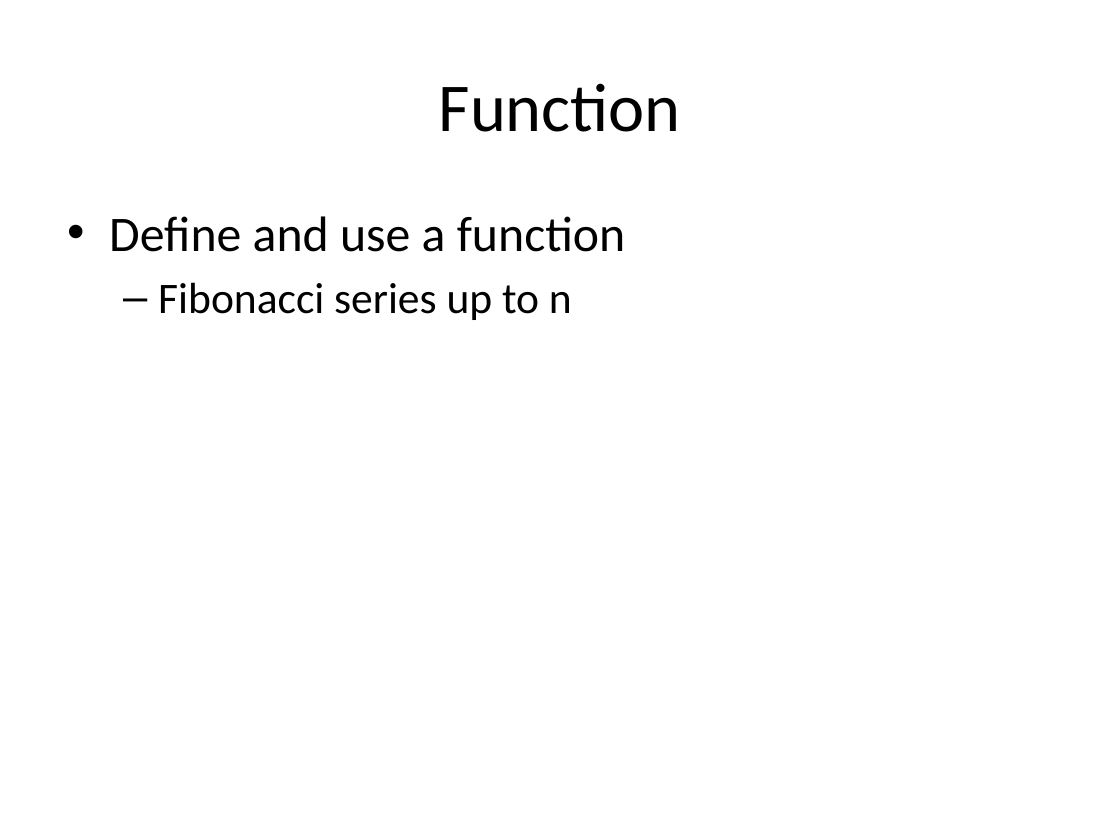
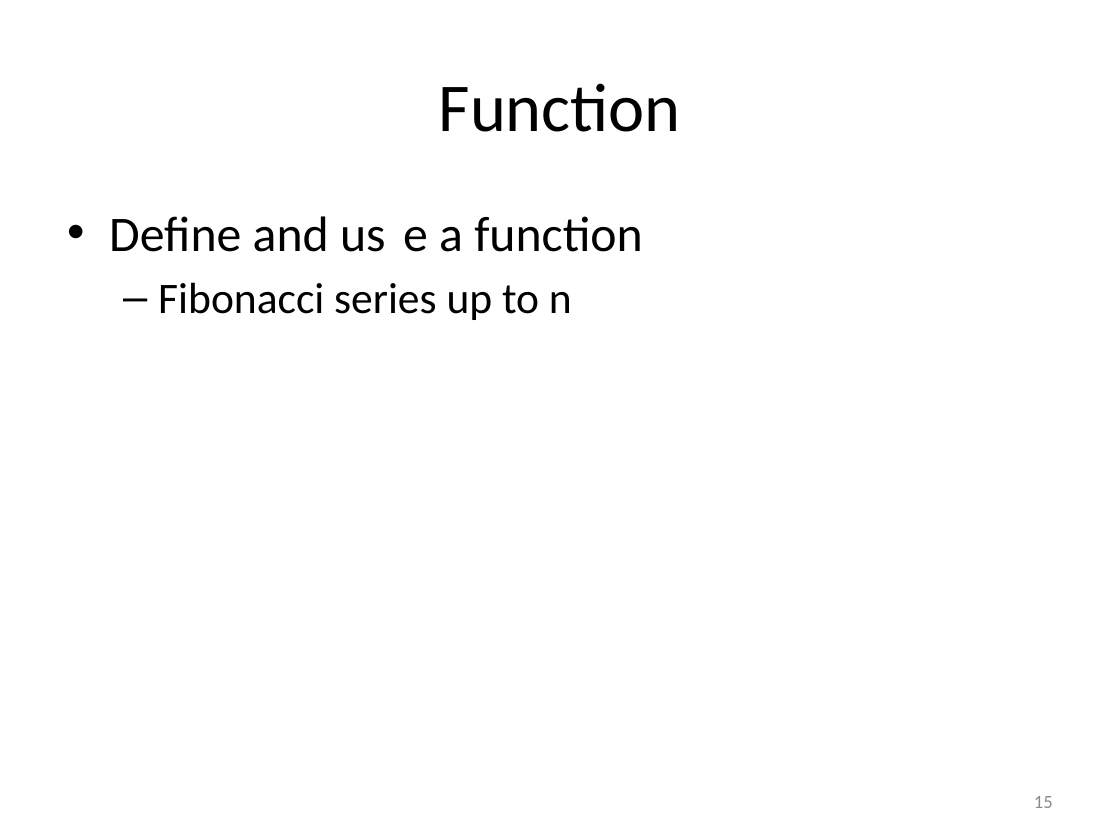
Before and after one commit to cniedotus/Python_scrape, a slide deck: slide 15 of Python Tutorial.pptx (slide 13 before the commit). Drawn at 1120x840 pixels with LibreOffice and Linux fonts; fonts in the diff are those of the drawing. Boxes give left, top, right and bottom in pixels: in the first picture for what was removed or moved away, otherwise in the second. Text is boxed around its words. In the diff, an @@ line names an element or a change of style, - is before the commit and + after.

```diff
--- a/Python Tutorial.pptx
+++ b/Python Tutorial.pptx
@@ text at <box>109,216,643,252</box>: spaces changed @@
-• Define and use a function
+• Define and us e a function
@@ page number added at <box>1034,796,1053,808</box>, 12 pt, text #8C8C8C @@
+15
```
Also in this commit, not shown: 24 other slides changed, 4 slides added, 6 slides removed, 4 other files.
